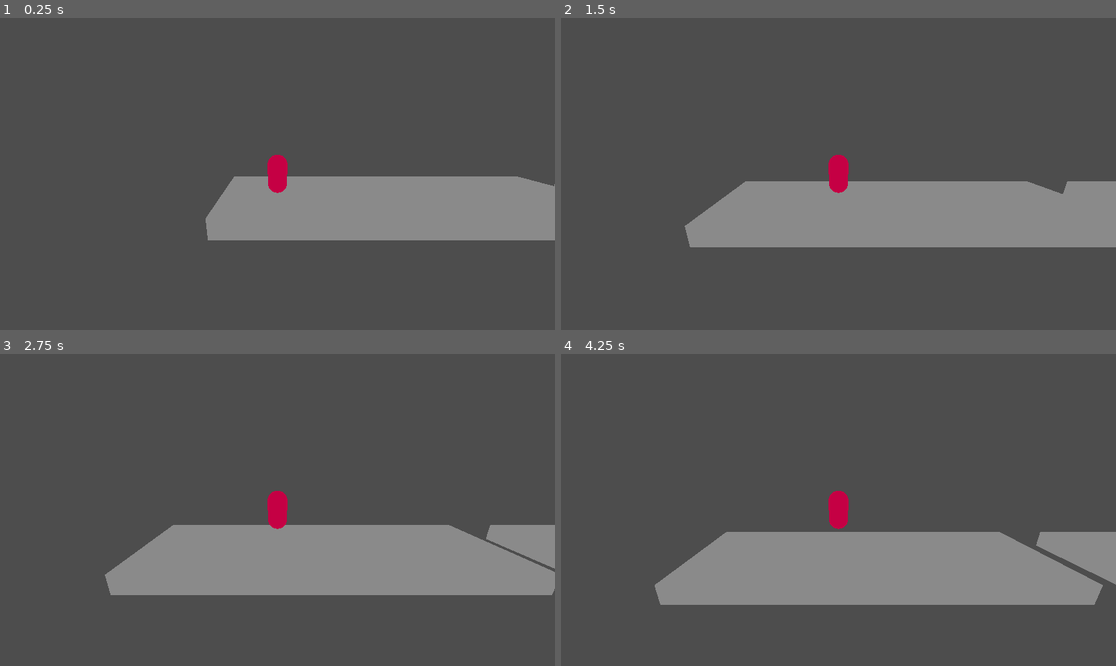
Above: before the commit, frames 1-4 (two rows, left to right).
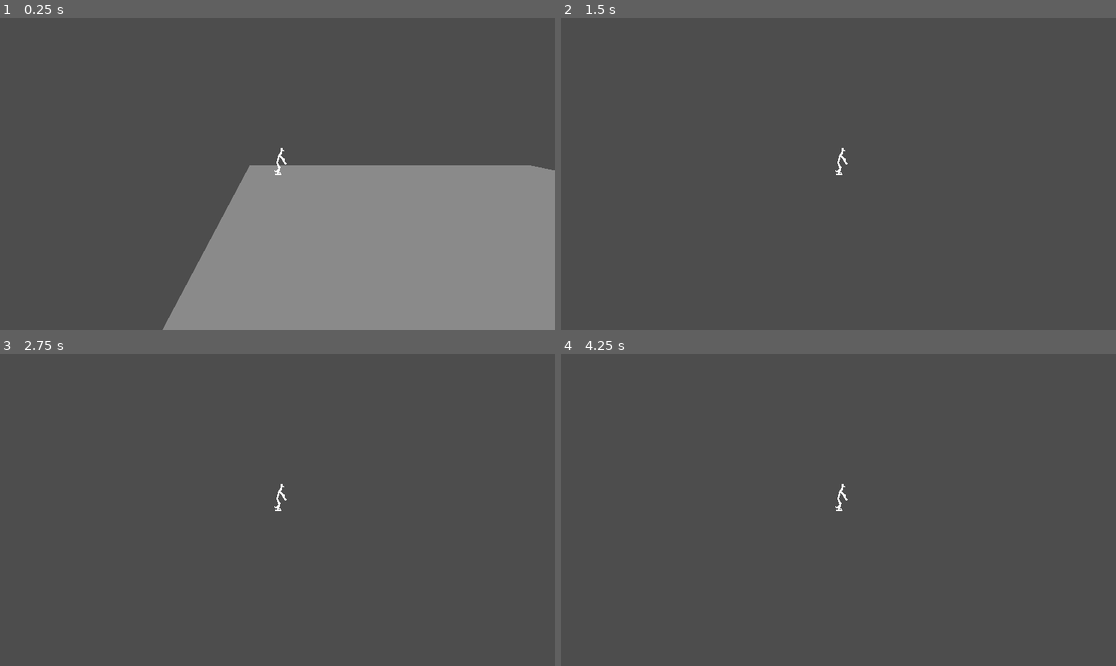
Above: after the commit, the same moments.

Repository: Wallac3R1be1ro/Game---Supremes-in-action
Game: Godot game, scene res://scenes/Level-1.tscn
Two runs of this game, one before a commit and one after it. Both use one fixed random seed, a clock stepped at 60 frames per second and the inputs below. The project has no main scene, so this scene is started directly.
Inputs:
- Up to frame 1 (0.25 s): no input
- Up to frame 2 (1.5 s): tap Enter (ui_accept) at 0.5, 0.6, 0.77, 1.07, 1.35 s; hold Right (ui_right) 0.53-1.28 s; hold Left (ui_left) from 1.28 s (still down)
- Up to frame 3 (2.75 s): tap Enter (ui_accept) at 1.52, 1.82, 2.1 s; release Left (ui_left) at 2.03 s; hold Right (ui_right) from 2.03 s (still down)
- Up to frame 4 (4.25 s): tap Enter (ui_accept) at 2.85, 3.02, 3.32, 3.6, 3.77, 4.07 s; release Right (ui_right) at 3.53 s; hold Left (ui_left) from 3.53 s (still down)

The runs differ from the first frame. In frame 1, 22% of the frame differs, in the area x 29-100%, y 41-100%; in frame 2, 16%; in frame 3, 17%; in frame 4, 18%.

Commit message:
Atualização de movimentação

Diff:
--- /dev/null
+++ b/supremes-in-action/player/Player-modelo3D.tscn
@@ -0,0 +1,44 @@
+[gd_scene load_steps=3 format=3 uid="uid://dcjwee78085cl"]
+
+[ext_resource type="PackedScene" uid="uid://drsykfqah7ool" path="res://player/Player/walking.fbx" id="1_gcy74"]
+
+[sub_resource type="CapsuleShape3D" id="CapsuleShape3D_orgvd"]
+radius = 0.01
+height = 0.0821132
+
+[node name="Corpo" type="Node3D"]
+transform = Transform3D(-8.74228e-08, 0, 2, 0, 2, 0, -2, 0, -8.74228e-08, 0, 0, 0)
+
+[node name="walking" parent="." instance=ExtResource("1_gcy74")]
+transform = Transform3D(8, 0, 0, 0, 8, 0, 0, 0, 8, 0, 0, 0)
+
+[node name="StaticBody3D" type="StaticBody3D" parent="walking/corpo_Cube_001" index="0"]
+
+[node name="CollisionShape3D" type="CollisionShape3D" parent="walking/corpo_Cube_001/StaticBody3D"]
+transform = Transform3D(1, 0, 0, 0, 1, 0, 0, 0, 1, 0, 0.0421276, 0)
+shape = SubResource("CapsuleShape3D_orgvd")
+
+[node name="Skeleton3D" parent="walking" index="1"]
+bones/0/position = Vector3(0.00111494, 0.0395415, -0.000532818)
+bones/0/rotation = Quaternion(0.0739615, -0.667936, -0.0128791, 0.740422)
+bones/1/rotation = Quaternion(0.00445937, 0.0117255, -0.044681, 0.998923)
+bones/2/rotation = Quaternion(-0.0167375, 0.0216332, -0.0936364, 0.995231)
+bones/3/rotation = Quaternion(-0.0166316, 0.021683, -0.0936429, 0.995231)
+bones/4/rotation = Quaternion(-0.00736266, -0.0178529, 0.0343486, 0.999223)
+bones/5/rotation = Quaternion(-0.00611138, -0.0940183, 0.166465, 0.981536)
+bones/7/rotation = Quaternion(-0.251173, -0.00617351, -0.011333, 0.967856)
+bones/8/rotation = Quaternion(-0.160647, -0.547599, 0.796283, -0.200652)
+bones/9/rotation = Quaternion(0.281995, -0.648502, 0.282977, 0.647957)
+bones/11/rotation = Quaternion(0.283491, 0.0297094, -0.0196265, 0.958314)
+bones/12/rotation = Quaternion(0.785016, 0.205201, -0.122699, 0.571479)
+bones/13/rotation = Quaternion(0.167501, 0.685375, -0.167556, 0.68857)
+bones/15/rotation = Quaternion(0.0524193, 0.00799849, 0.953471, -0.296784)
+bones/16/rotation = Quaternion(0.00258869, -0.00291405, -0.619924, 0.784652)
+bones/17/rotation = Quaternion(0.549896, -0.457509, 0.542687, 0.440216)
+bones/18/rotation = Quaternion(0.172933, -0.0209072, -0.00855372, 0.984675)
+bones/20/rotation = Quaternion(-0.067536, 0.0844781, 0.969873, -0.218286)
+bones/21/rotation = Quaternion(0.0233135, 0.0617957, -0.434783, 0.89811)
+bones/22/rotation = Quaternion(0.531404, -0.388716, 0.600807, 0.453367)
+bones/23/rotation = Quaternion(0.137672, 0.000962308, 0.00692319, 0.990453)
+
+[editable path="walking"]
--- a/supremes-in-action/player/Player.tscn
+++ b/supremes-in-action/player/Player.tscn
@@ -1,14 +1,10 @@
-[gd_scene load_steps=8 format=3 uid="uid://cuoh6uhoh6tvu"]
+[gd_scene load_steps=7 format=3 uid="uid://cuoh6uhoh6tvu"]
 
 [ext_resource type="Script" path="res://player/player.gd" id="1_327i4"]
 [ext_resource type="Script" path="res://player/camera.gd" id="2_1f5nq"]
+[ext_resource type="PackedScene" uid="uid://dcjwee78085cl" path="res://player/Player-modelo3D.tscn" id="2_jas6w"]
 
-[sub_resource type="CapsuleShape3D" id="CapsuleShape3D_lt3iv"]
-
-[sub_resource type="CapsuleMesh" id="CapsuleMesh_phm44"]
-
-[sub_resource type="StandardMaterial3D" id="StandardMaterial3D_iyblp"]
-albedo_color = Color(0.773578, 0, 0.267392, 1)
+[sub_resource type="BoxShape3D" id="BoxShape3D_eagan"]
 
 [sub_resource type="BoxShape3D" id="BoxShape3D_r6wy4"]
 
@@ -19,12 +15,12 @@
 [node name="Player" type="CharacterBody3D" parent="."]
 script = ExtResource("1_327i4")
 
-[node name="CollisionShape3D" type="CollisionShape3D" parent="Player"]
-shape = SubResource("CapsuleShape3D_lt3iv")
+[node name="Corpo" parent="Player" instance=ExtResource("2_jas6w")]
 
-[node name="MeshInstance3D" type="MeshInstance3D" parent="Player"]
-mesh = SubResource("CapsuleMesh_phm44")
-surface_material_override/0 = SubResource("StandardMaterial3D_iyblp")
+[node name="StaticBody3D" type="StaticBody3D" parent="Player/Corpo"]
+
+[node name="CollisionShape3D" type="CollisionShape3D" parent="Player/Corpo/StaticBody3D"]
+shape = SubResource("BoxShape3D_eagan")
 
 [node name="Camera3D" type="Camera3D" parent="Player"]
 transform = Transform3D(1, 0, 0, 0, 1, 0, 0, 0, 1, 0, 3, 10)
@@ -40,3 +36,6 @@
 [node name="MeshInstance3D" type="MeshInstance3D" parent="Floor"]
 visible = false
 mesh = SubResource("BoxMesh_4ugva")
+
+[editable path="Player/Corpo"]
+[editable path="Player/Corpo/walking"]
--- a/supremes-in-action/player/player.gd
+++ b/supremes-in-action/player/player.gd
@@ -4,10 +4,11 @@
 @export var jump_force := 10.0
 @export var gravity := 20.0
 
+@onready var anim = $Corpo/walking/AnimationPlayer
+
 func _physics_process(delta):
 	var direction := 0.0
 
-	# Movimento lateral
 	if Input.is_action_pressed("ui_right"):
 		direction += 1
 	if Input.is_action_pressed("ui_left"):
@@ -22,13 +23,20 @@
 	# Pulo
 	if Input.is_action_just_pressed("ui_accept") and is_on_floor():
 		velocity.y = jump_force
+		anim.play("jump")  # 🎯 animação de pulo
 
-	# 🔒 trava eixo Z (2.5D)
 	velocity.z = 0
-
 	move_and_slide()
 
-	# 🔒 força posição no plano Z = 0 (evita bugs físicos)
+	# 🔒 trava eixo Z
 	var pos = global_transform.origin
 	pos.z = 0
 	global_transform.origin = pos
+
+	# 🎮 Controle de animações
+	if not is_on_floor():
+		anim.play("jump")
+	elif direction != 0:
+		anim.play("walk")
+	else:
+		anim.play("idle")
--- a/supremes-in-action/scenes/Level-1.tscn
+++ b/supremes-in-action/scenes/Level-1.tscn
@@ -16,7 +16,7 @@
 environment = SubResource("Environment_ll6t2")
 
 [node name="ponte" type="MeshInstance3D" parent="."]
-transform = Transform3D(18.6359, 0, 0, 0, 1, 0, 0, 0, 5.62387, 0, 0, 0)
+transform = Transform3D(18.6359, 0, 0, 0, 1, 0, 0, 0, 11.7837, 0, 0, 2.77808)
 mesh = SubResource("BoxMesh_to1rx")
 
 [node name="StaticBody3D" type="StaticBody3D" parent="ponte"]
@@ -25,7 +25,7 @@
 shape = SubResource("BoxShape3D_hnone")
 
 [node name="ponte2" type="MeshInstance3D" parent="."]
-transform = Transform3D(18.6359, 0, 0, 0, 1, 0, 0, 0, 5.62387, 21.3674, 0, 0)
+transform = Transform3D(18.6359, 0, 0, 0, 1, 0, 0, 0, 11.7837, 21.3674, 0, 2.77808)
 mesh = SubResource("BoxMesh_to1rx")
 
 [node name="StaticBody3D" type="StaticBody3D" parent="ponte2"]
@@ -34,7 +34,7 @@
 shape = SubResource("BoxShape3D_hnone")
 
 [node name="ponte3" type="MeshInstance3D" parent="."]
-transform = Transform3D(18.6359, 0, 0, 0, 1, 0, 0, 0, 5.62387, 42.1416, 0, 0)
+transform = Transform3D(18.6359, 0, 0, 0, 1, 0, 0, 0, 11.7837, 42.1416, 0, 2.77808)
 mesh = SubResource("BoxMesh_to1rx")
 
 [node name="StaticBody3D" type="StaticBody3D" parent="ponte3"]
Not shown, added: supremes-in-action/player/Player/Player.mtl
Not shown, added: supremes-in-action/player/Player/Player.obj
Not shown, added: supremes-in-action/player/Player/Player.obj.import
Binary file added: supremes-in-action/player/Player/idle.fbx
Not shown, added: supremes-in-action/player/Player/idle.fbx.import
Binary file added: supremes-in-action/player/Player/jump.fbx
Not shown, added: supremes-in-action/player/Player/jump.fbx.import
Binary file added: supremes-in-action/player/Player/walking.fbx
Not shown, added: supremes-in-action/player/Player/walking.fbx.import
